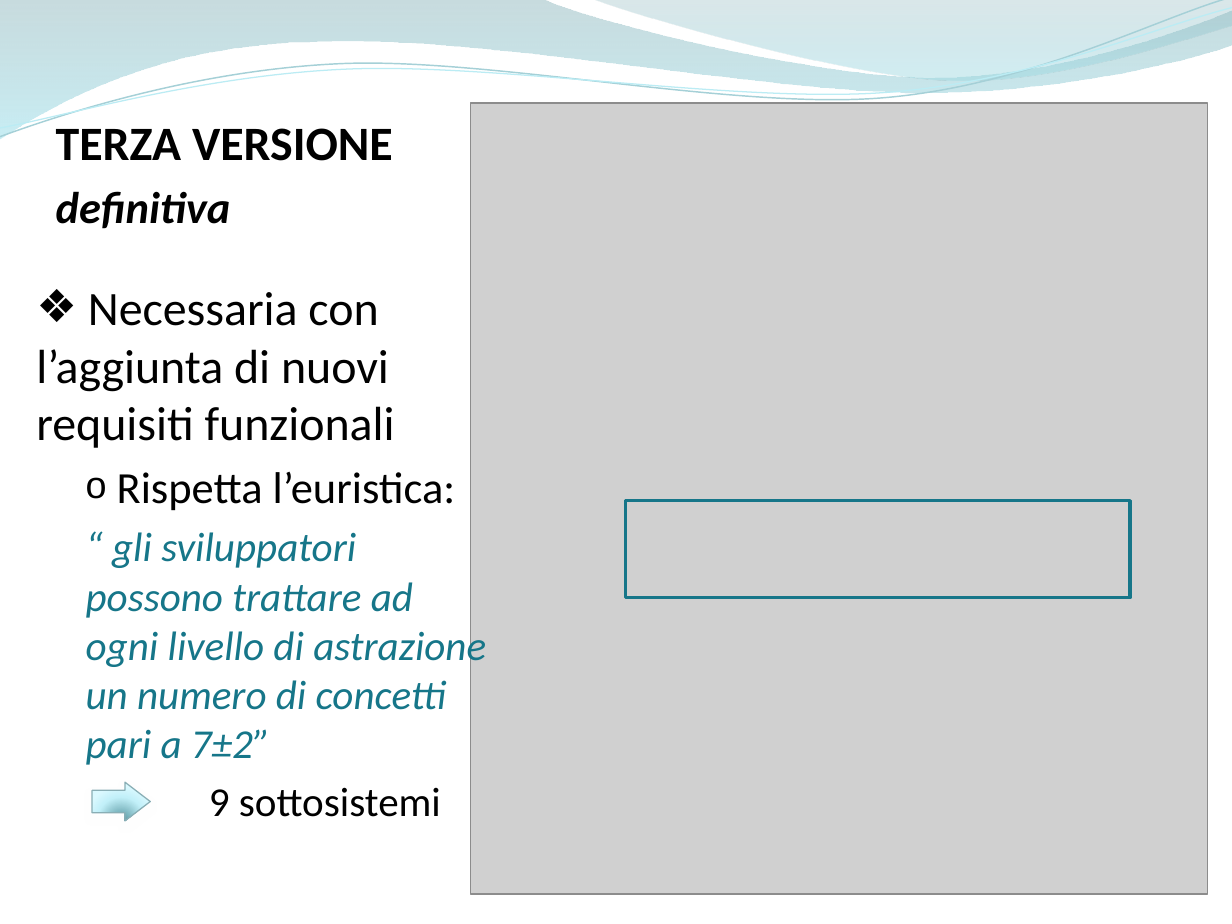
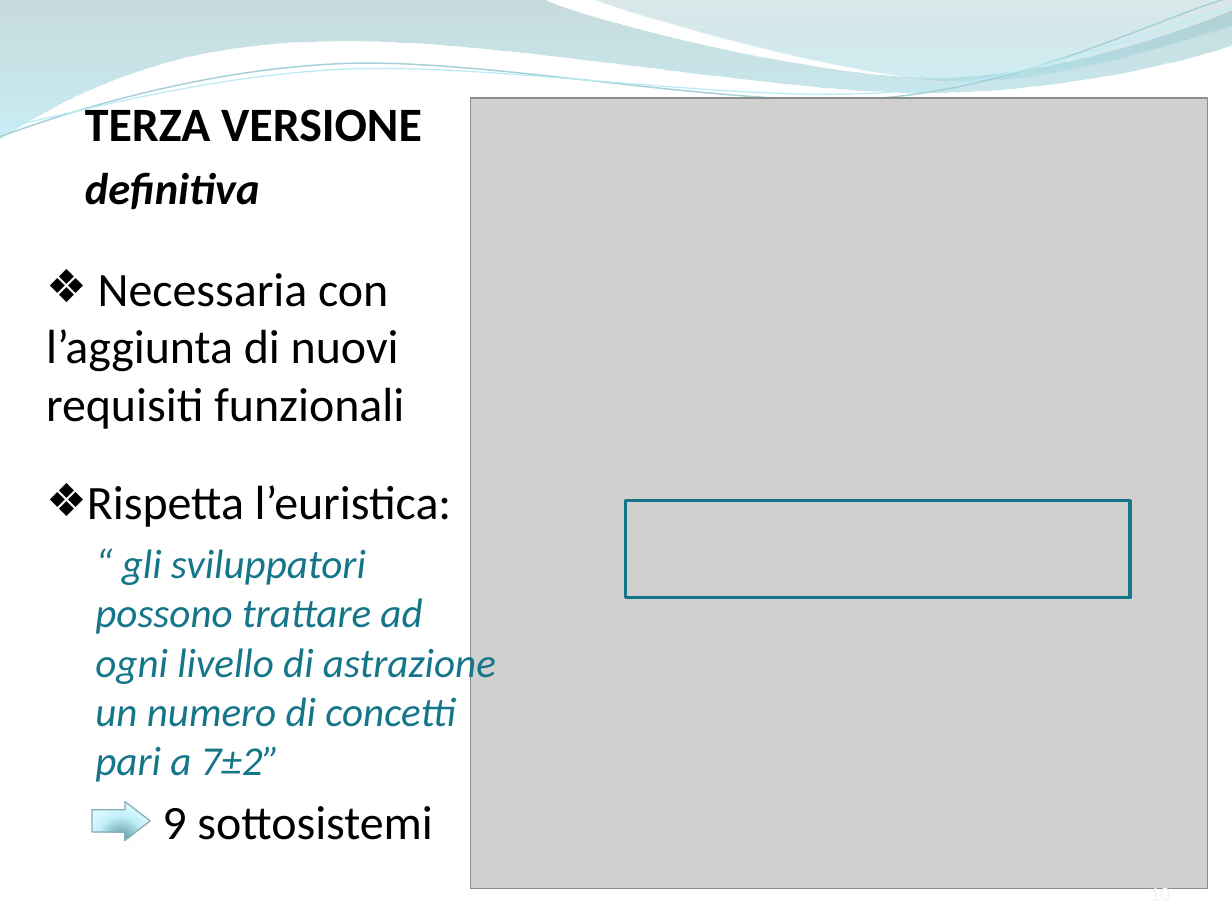
Before and after one commit to ammirate/at-silo, a slide deck: slide 10 of Presentazione/Atsilo2/Ferrara/Ferrara_M_PresentazioneFinale.pptx. Drawn at 1232x924 pixels with LibreOffice and Linux fonts; fonts in the diff are those of the drawing; grey boxes stand for pictures. Boxes give left, top, right and bottom in pixels: in the first picture for what was removed or moved away, otherwise in the second. Text is boxed around its words. In the diff, an @@ line names an element or a change of style, - is before the commit and + after.

```diff
--- a/Presentazione/Atsilo2/Ferrara/Ferrara_M_PresentazioneFinale.pptx
+++ b/Presentazione/Atsilo2/Ferrara/Ferrara_M_PresentazioneFinale.pptx
@@ text "TERZA VERSIONE" rewrapped from [56, 128, 393, 229] to [85, 101, 422, 210] @@
@@ picture: place and size @@
-picture at [471, 103, 1207, 894]
+picture at [471, 97, 1207, 888]
@@ text "Necessaria con l’aggiunta di nuovi ...": place and size @@
-text "Necessaria con l’aggiunta di nuovi ..." at [36, 292, 486, 817]
+text "Necessaria con l’aggiunta di nuovi ..." at [46, 273, 404, 429]
@@ text at [86, 472, 486, 817]: paragraphs removed @@
-  o Rispetta l’euristica:
-  “ gli sviluppatori possono trattare ad ogni livello di astrazione un numero di concetti pari a 7±2”
-  9 sottosistemi
@@ text added at [87, 485, 496, 782], 24 pt, text #167689, italic @@
+❖ Rispetta l’euristica:
+  “ gli sviluppatori possono trattare ad ogni livello di astrazione un numero di concetti pari a 7±2”
@@ right arrow: place and size @@
-right arrow at [92, 782, 150, 821]
+right arrow at [92, 802, 150, 840]
@@ text added at [162, 806, 432, 840], 28 pt, text #000000 @@
+9 sottosistemi
@@ page number added at [1150, 884, 1171, 889], 12 pt, text #F4F4F4 @@
+10
```
Also in this commit, not shown: 12 other slides changed, 5 slides added, 3 slides removed.
